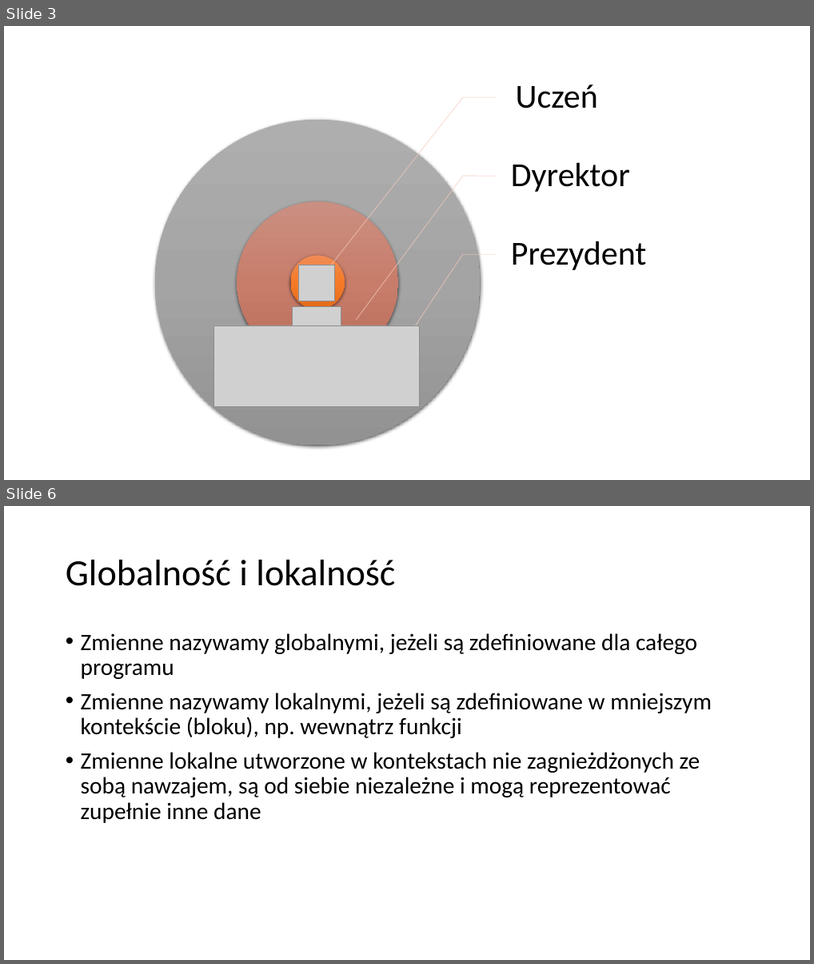
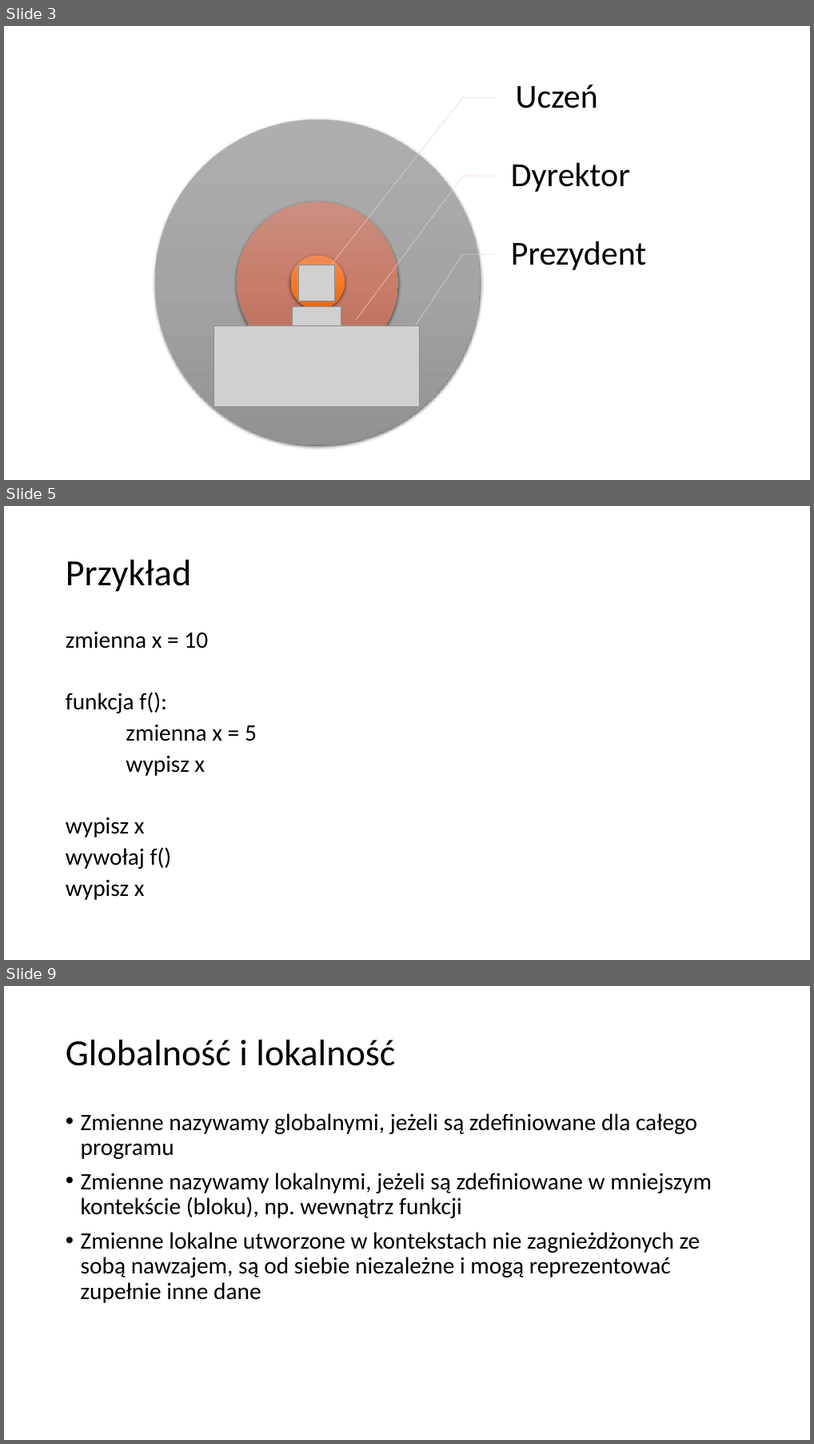
Before and after one commit to blackbat13/CS-HTiEW, a slide deck: Wprowadzenie do funkcji/III. Wprowadzenie do funkcji - globalność i lokalność zmiennych/Globalność i lokalność.pptx. Shown one above the other, each under a label of ours: slides 3 and 6 before the commit, slides 3, 5 and 9 after it; the slides between them are not shown. The pictures are 814x964 and 814x1444 pixels, drawn with LibreOffice and Linux fonts; fonts in the diff are those of the drawing; grey boxes stand for pictures. Boxes give left, top, right and bottom in pixels: in the first picture for what was removed or moved away, otherwise in the second. Text is boxed around its words. In the diff, an @@ line names an element or a change of style, - is before the commit and + after.

```diff
--- a/Wprowadzenie do funkcji/III. Wprowadzenie do funkcji - globalność i lokalność zmiennych/Globalność i lokalność.pptx
+++ b/Wprowadzenie do funkcji/III. Wprowadzenie do funkcji - globalność i lokalność zmiennych/Globalność i lokalność.pptx
@@ slide 5 added at (4, 506, 810, 960), background #FFFFFF @@
@@ title added at (66, 560, 191, 592), 44 pt, text #000000 @@
+Przykład
@@ text added at (66, 632, 257, 900), 28 pt, text #000000 @@
+zmienna x = 10
+funkcja f():
+zmienna x = 5
+wypisz x
+wypisz x
+wywołaj f()
+wypisz x
@@ what was slide 6 is now slide 9 @@
```
Also in this commit, not shown: 2 slides changed, 2 other slides added.
